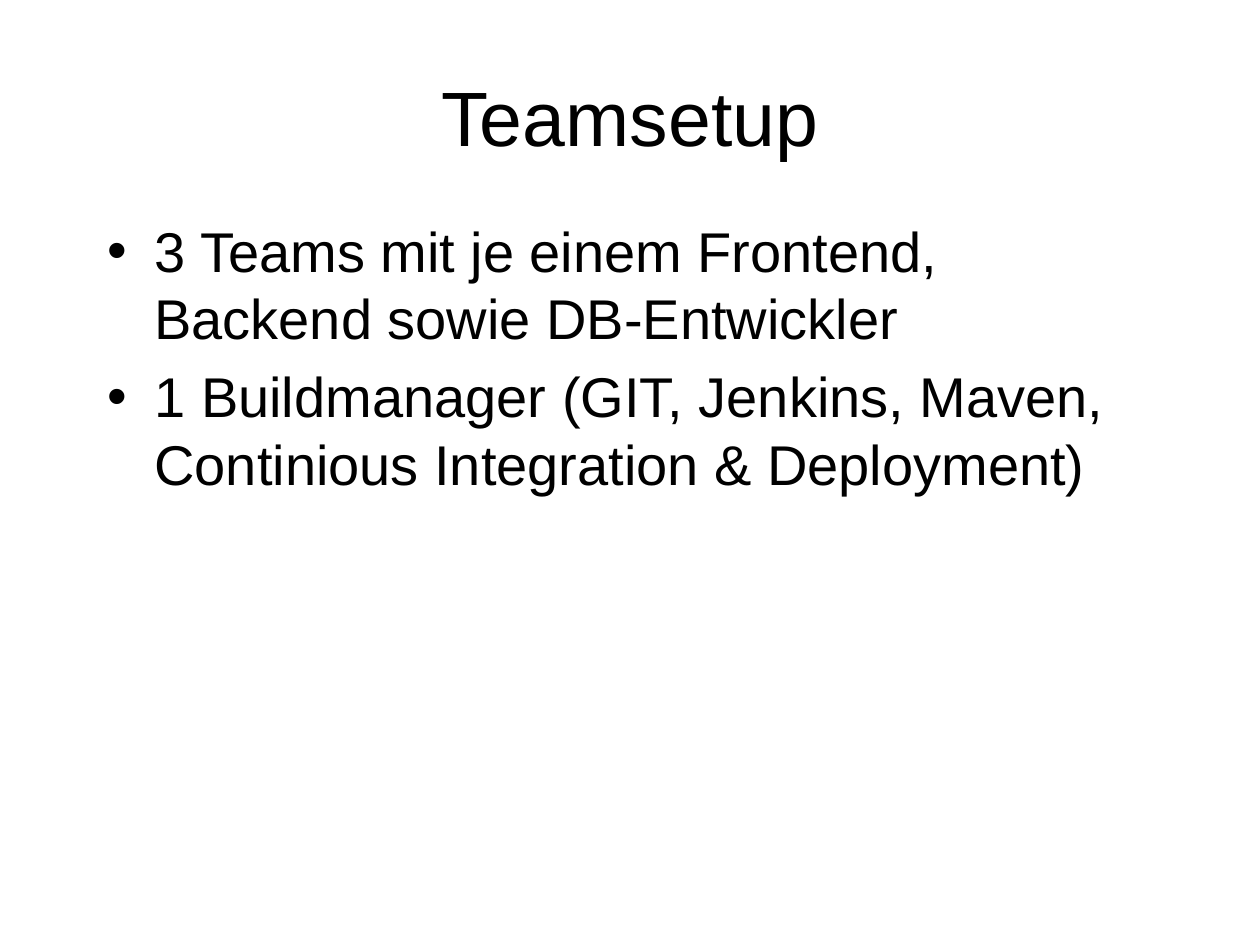
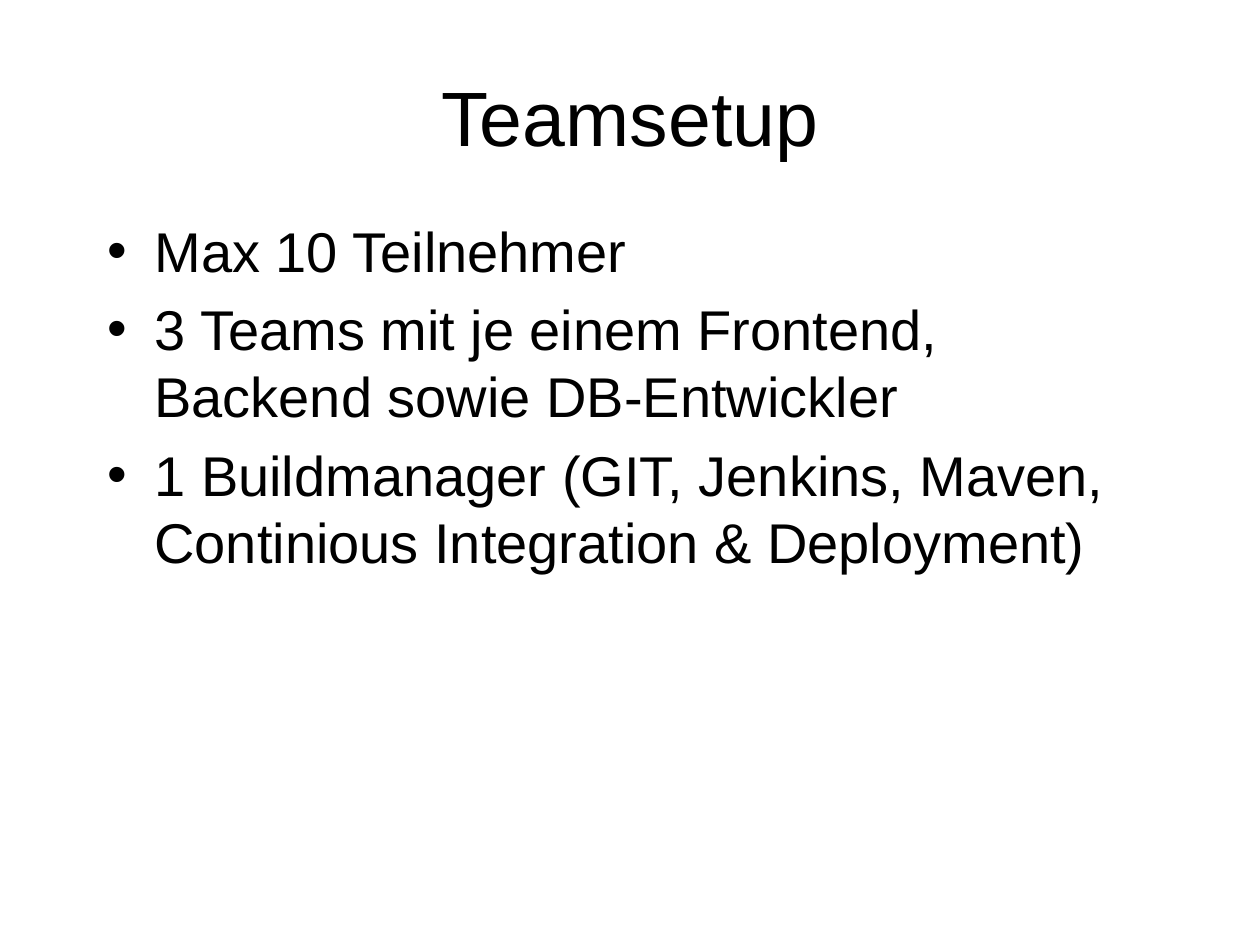
Before and after one commit to owronka/SubZeroMicroservices, a slide deck: slide 12 of doc/Resilient Microservices.pptx (slide 11 before the commit). Drawn at 1260x945 pixels with LibreOffice and Linux fonts; fonts in the diff are those of the drawing. Boxes give left, top, right and bottom in pixels: in the first picture for what was removed or moved away, otherwise in the second. Text is boxed around its words. In the diff, an @@ line names an element or a change of style, - is before the commit and + after.

```diff
--- a/doc/Resilient Microservices.pptx
+++ b/doc/Resilient Microservices.pptx
@@ text at box(154, 231, 627, 273): paragraph added @@
+• Max 10 Teilnehmer
```
Also in this commit, not shown: 6 other slides changed, 1 slide added.
